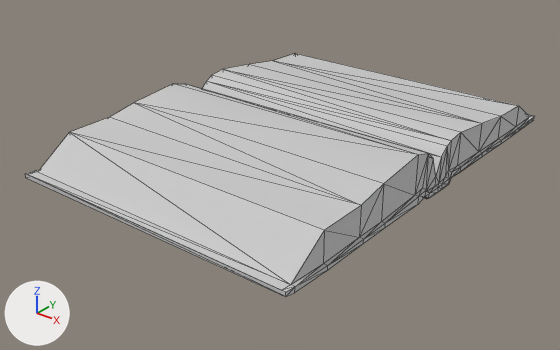
The FBX model Assets/Assets/JOURNAL-QUALITATIF/BookOpen.FBX: old version first, new version second.
Before and after are seen from a 50 mm camera at (1.211, -1.628, 0.902) aimed at (-0.019, -0.09, -0.052). The lights are fixed; the arrows at lower left show +X, +Y and +Z. Mesh edges are drawn as thin lines. Where no turn or scale is listed for an object, it has been applied to the vertices.

Before the edit, the objects in view are built like this:
```python
mat_01___default = principled_material('01 - Default')
mat_01___default.base_color = (0.588, 0.588, 0.588)  # light grey #cacaca
mat_01___default.roughness = 0.859
me_mesh = bpy.data.meshes.new('Mesh')
me_mesh.from_pydata(...)  # 243 vertices, 482 faces; spans x -0.428..0.428, y -0.625..0.616, z -0.003..0.137
me_mesh.materials.append(mat_01___default)  # light grey #cacaca
ob_bookopen_lp = bpy.data.objects.new('BookOpen_LP', me_mesh)
ob_bookopen_lp.location = (-0.005, 0.0, 0.0)
```
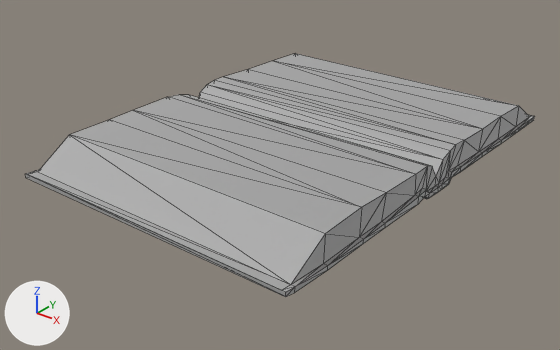
Changed parts and their boxes (x1, y1, x2, y2) in the pictures (560 x 350 px; the box of a moved part takes in the faces that stretch with it):
```json
{"object": "BookOpen_LP", "change": "surface changed, reshaped", "before": [25, 54, 534, 297], "after": [25, 54, 534, 297]}
{"part": 1, "of": "me_mesh", "change": "moved or reshaped", "before": [38, 61, 501, 285], "after": [38, 61, 501, 285]}
```

Edits to the scene script, one JSON object a line:
```json
{"op": "set", "path": "mat_01___default.metallic", "old": "0.0", "new": "1.0"}
{"block": "me_mesh", "where": "# used by ob_bookopen_lp; location = (-0.005, 0.0, 0.0)"}
{"op": "remove", "block": "me_mesh", "code": "me_mesh.from_pydata(...)  # 243 vertices, 482 faces; spans x -0.428..0.428, y -0.625..0.616, z -0.003..0.137"}
{"op": "add", "block": "me_mesh", "code": "me_mesh.from_pydata(...)  # 243 vertices, 482 faces; spans x -0.428..0.428, y -0.625..0.616, z -0.003..0.098"}
{"block": "me_mesh", "change": "me_mesh part 1: 22 of 243 vertices moved; they spanned x -0.419..0.417, y -0.484..0.252, z 0.081..0.137 and now span x -0.424..0.426, y -0.484..0.252, z 0.074..0.098; mean shift (0.001, -0.001, -0.019); largest move (0.417, -0.102, 0.137) -> (0.426, -0.122, 0.095)"}
```
